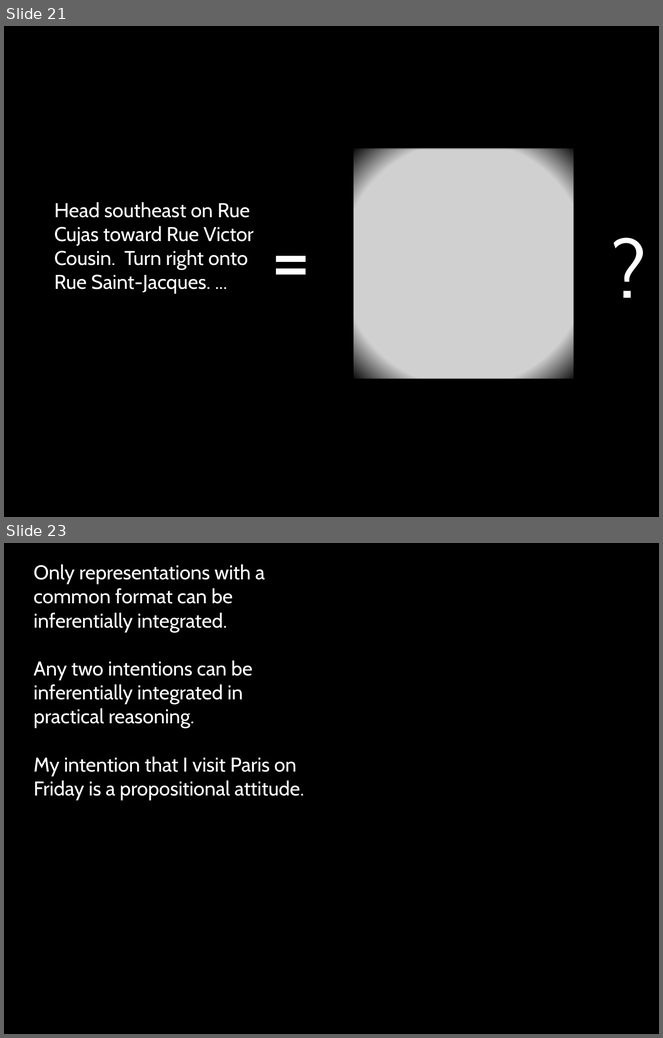
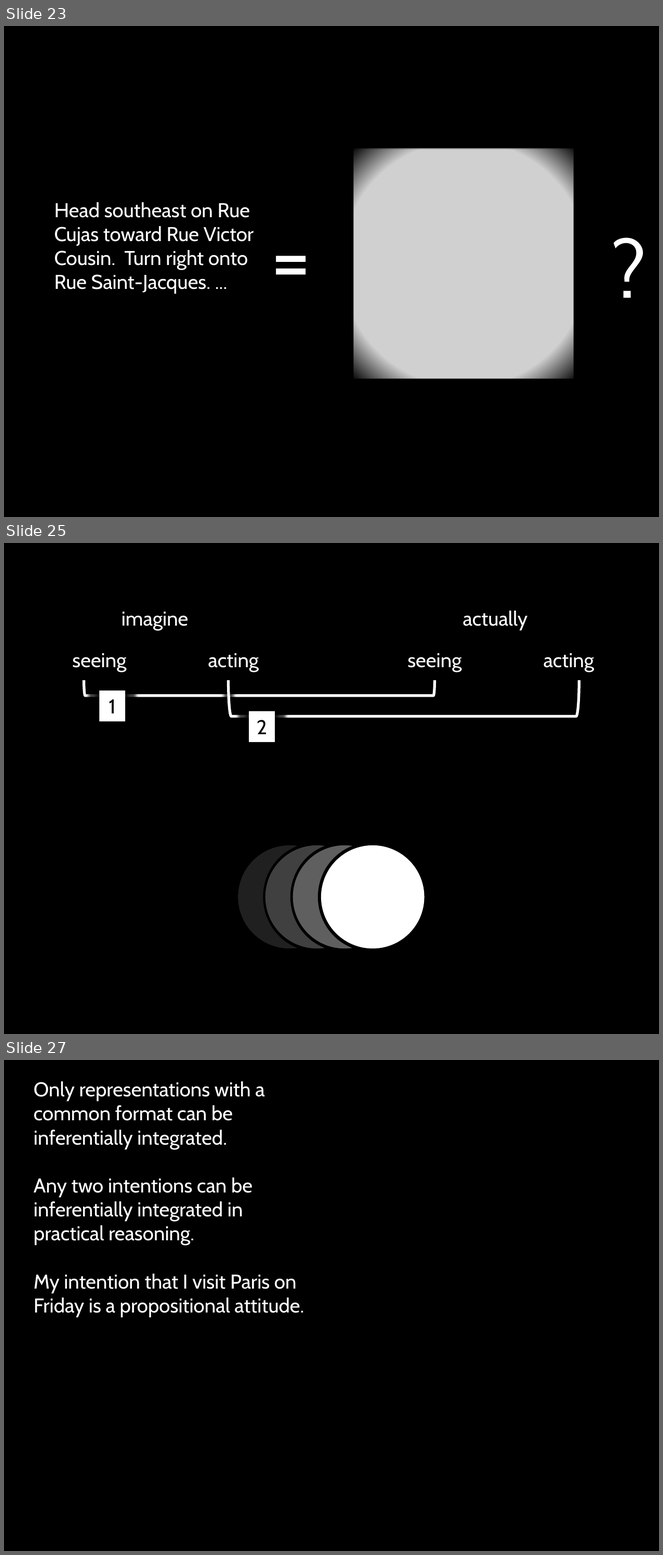
Before and after one commit to butterfill/writing, a slide deck: intention motor representation with corrado sinigaglia/conf spp submit/intention and motor representation.pptx. Shown one above the other, each under a label of ours: slides 21 and 23 before the commit, slides 23, 25 and 27 after it; the slides between them are not shown. The pictures are 663x1038 and 663x1555 pixels, drawn with LibreOffice and Linux fonts; fonts in the diff are those of the drawing; grey boxes stand for pictures. Boxes give left, top, right and bottom in pixels: in the first picture for what was removed or moved away, otherwise in the second. Text is boxed around its words. In the diff, an @@ line names an element or a change of style, - is before the commit and + after.

```diff
--- a/intention motor representation with corrado sinigaglia/conf spp submit/intention and motor representation.pptx
+++ b/intention motor representation with corrado sinigaglia/conf spp submit/intention and motor representation.pptx
@@ slide 25 added at (4,543,659,1034), background #000000 @@
@@ text added at (122,612,189,631), 22 pt, text #FFFFFF @@
+imagine
@@ text added at (463,611,528,631), 22 pt, text #FFFFFF @@
+actually
@@ text added at (72,653,126,672), 22 pt, text #FFFFFF @@
+seeing
@@ text added at (208,653,259,672), 22 pt, text #FFFFFF @@
+acting
@@ text added at (408,653,462,672), 22 pt, text #FFFFFF @@
+seeing
@@ text added at (544,653,595,672), 22 pt, text #FFFFFF @@
+acting
@@ right bracket added at (84,680,435,696), outline #FFFFFF 3 pt @@
@@ right bracket added at (229,680,579,716), outline #FFFFFF 3 pt @@
@@ rectangle added at (100,691,125,721), fill #FFFFFF, 22 pt, text #000000 @@
+1
@@ rectangle added at (249,711,274,742), fill #FFFFFF, 22 pt, text #000000 @@
+2
@@ ellipse added at (238,846,341,949), fill #404040 at 50% opacity @@
@@ ellipse added at (265,845,369,951), fill #000000, outline #000000 3 pt @@
@@ ellipse added at (266,846,369,949), fill #808080 at 50% opacity @@
@@ ellipse added at (292,845,395,951), fill #000000, outline #000000 3 pt @@
@@ ellipse added at (293,846,397,949), fill #BFBFBF at 50% opacity @@
@@ ellipse added at (319,845,423,951), fill #000000, outline #000000 3 pt @@
@@ ellipse added at (321,846,425,949), fill #FFFFFF @@
@@ what was slide 21 is now slide 23 @@
@@ what was slide 23 is now slide 27 @@
```
Also in this commit, not shown: 10 slides changed, 5 other slides added, 1 other file.
